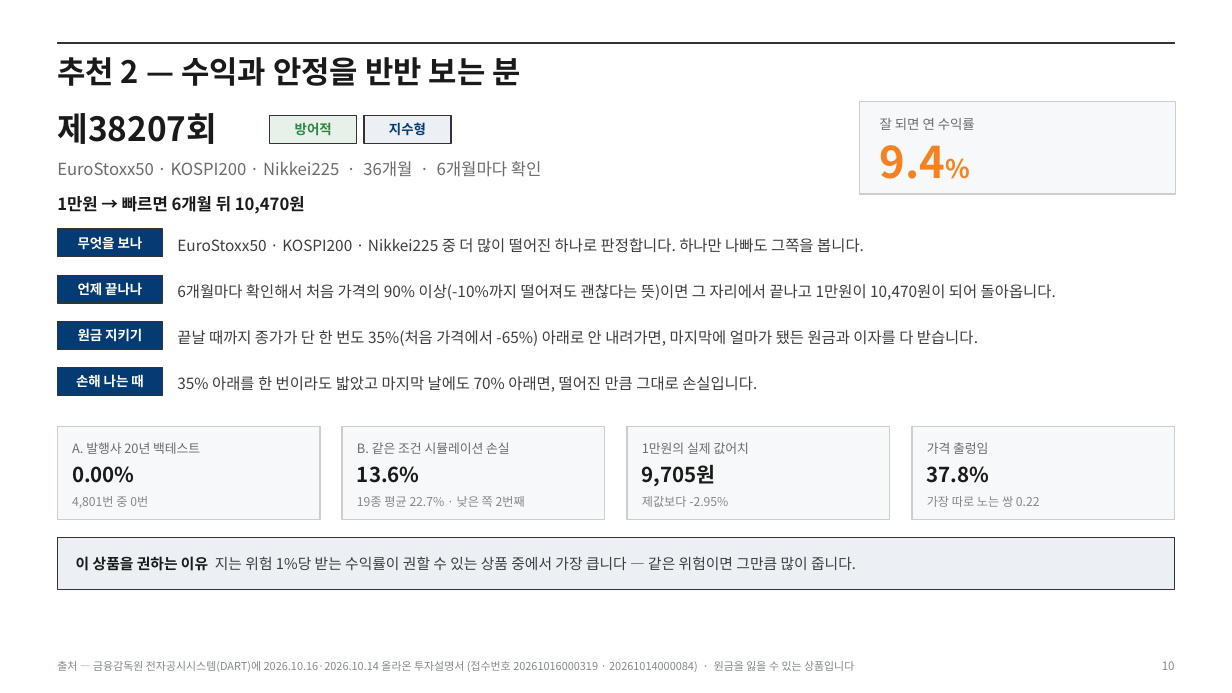
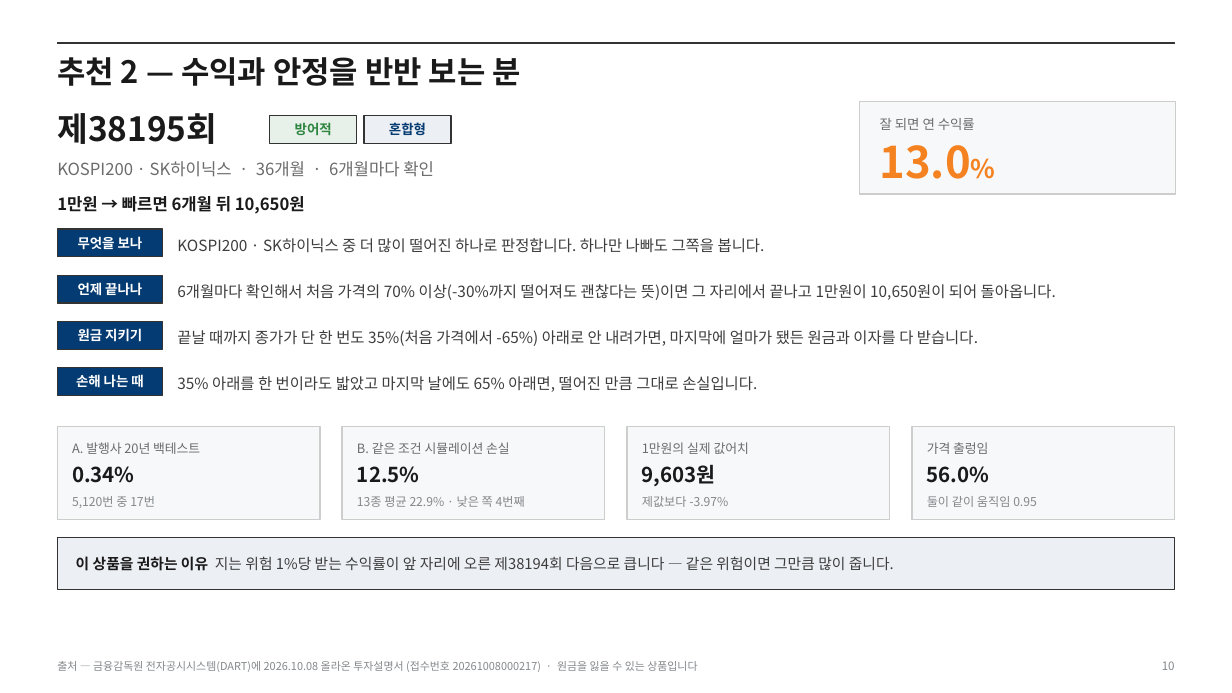
Before and after one commit to hanaroline/work_1, a slide deck: slide 10 of els-analysis-deck.pptx. Drawn at 1232x693 pixels with LibreOffice and Linux fonts; fonts in the diff are those of the drawing. Boxes give left, top, right and bottom in pixels: in the first picture for what was removed or moved away, otherwise in the second. Text is boxed around its words. In the diff, an @@ line names an element or a change of style, - is before the commit and + after.

```diff
--- a/els-analysis-deck.pptx
+++ b/els-analysis-deck.pptx
@@ text at <box>57,113,217,144</box>: text changed @@
-제38207회
+제38195회
@@ text at <box>389,122,426,135</box>: text changed @@
-지수형
+혼합형
@@ text at <box>880,145,971,179</box>: text changed @@
-9.4%
+13.0%
@@ text at <box>57,161,434,177</box>: text changed @@
-EuroStoxx50 · KOSPI200 · Nikkei225 · 36개월 · 6개월마다 확인
+KOSPI200 · SK하이닉스 · 36개월 · 6개월마다 확인
@@ text at <box>57,196,305,214</box>: text changed @@
-1만원 → 빠르면 6개월 뒤 10,470원
+1만원 → 빠르면 6개월 뒤 10,650원
@@ text at <box>177,238,765,253</box>: text changed @@
-EuroStoxx50 · KOSPI200 · Nikkei225 중 더 많이 떨어진 하나로 판정합니다. 하나만 나빠도 그쪽을 봅니다.
+KOSPI200 · SK하이닉스 중 더 많이 떨어진 하나로 판정합니다. 하나만 나빠도 그쪽을 봅니다.
@@ text at <box>177,284,1056,300</box>: text changed @@
-6개월마다 확인해서 처음 가격의 90% 이상(-10%까지 떨어져도 괜찮다는 뜻)이면 그 자리에서 끝나고 1만원이 10,470원이 되어 돌아옵니다.
+6개월마다 확인해서 처음 가격의 70% 이상(-30%까지 떨어져도 괜찮다는 뜻)이면 그 자리에서 끝나고 1만원이 10,650원이 되어 돌아옵니다.
@@ text at <box>177,376,757,392</box>: text changed @@
-35% 아래를 한 번이라도 밟았고 마지막 날에도 70% 아래면, 떨어진 만큼 그대로 손실입니다.
+35% 아래를 한 번이라도 밟았고 마지막 날에도 65% 아래면, 떨어진 만큼 그대로 손실입니다.
@@ text at <box>72,466,135,483</box>: text changed @@
-0.00%
+0.34%
@@ text at <box>357,466,420,483</box>: text changed @@
-13.6%
+12.5%
@@ text at <box>642,464,716,486</box>: text changed @@
-9,705원
+9,603원
@@ text at <box>927,466,990,483</box>: text changed @@
-37.8%
+56.0%
@@ text at <box>72,496,155,508</box>: text changed @@
-4,801번 중 0번
+5,120번 중 17번
@@ text at <box>357,496,525,507</box>: text changed @@
-19종 평균 22.7% · 낮은 쪽 2번째
+13종 평균 22.9% · 낮은 쪽 4번째
@@ text at <box>642,496,728,507</box>: text changed @@
-제값보다 -2.95%
+제값보다 -3.97%
@@ text at <box>927,496,1037,507</box>: text changed @@
-가장 따로 노는 쌍 0.22
+둘이 같이 움직임 0.95
@@ text at <box>76,556,894,571</box>: text changed @@
-이 상품을 권하는 이유 지는 위험 1%당 받는 수익률이 권할 수 있는 상품 중에서 가장 큽니다 — 같은 위험이면 그만큼 많이 줍니다.
+이 상품을 권하는 이유 지는 위험 1%당 받는 수익률이 앞 자리에 오른 제38194회 다음으로 큽니다 — 같은 위험이면 그만큼 많이 줍니다.
@@ text at <box>57,661,697,672</box>: text changed @@
-출처 — 금융감독원 전자공시시스템(DART)에 2026.10.16·2026.10.14 올라온 투자설명서 (접수번호 20261016000319 · 20261014000084) · 원금을 잃을 수 있는 상품입니다
+출처 — 금융감독원 전자공시시스템(DART)에 2026.10.08 올라온 투자설명서 (접수번호 20261008000217) · 원금을 잃을 수 있는 상품입니다
```
Also in this commit, not shown: 15 other slides changed, 23 other files.
